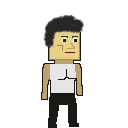
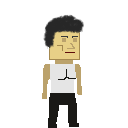
The second (128, 128) image is a revision of the first. Changes to its layers:
added layer "TudorIdle-04" above "TudorIdle-03" over [41, 32, 83, 100]
hid "TudorIdle-01", painted on it over [41, 32, 83, 100]
